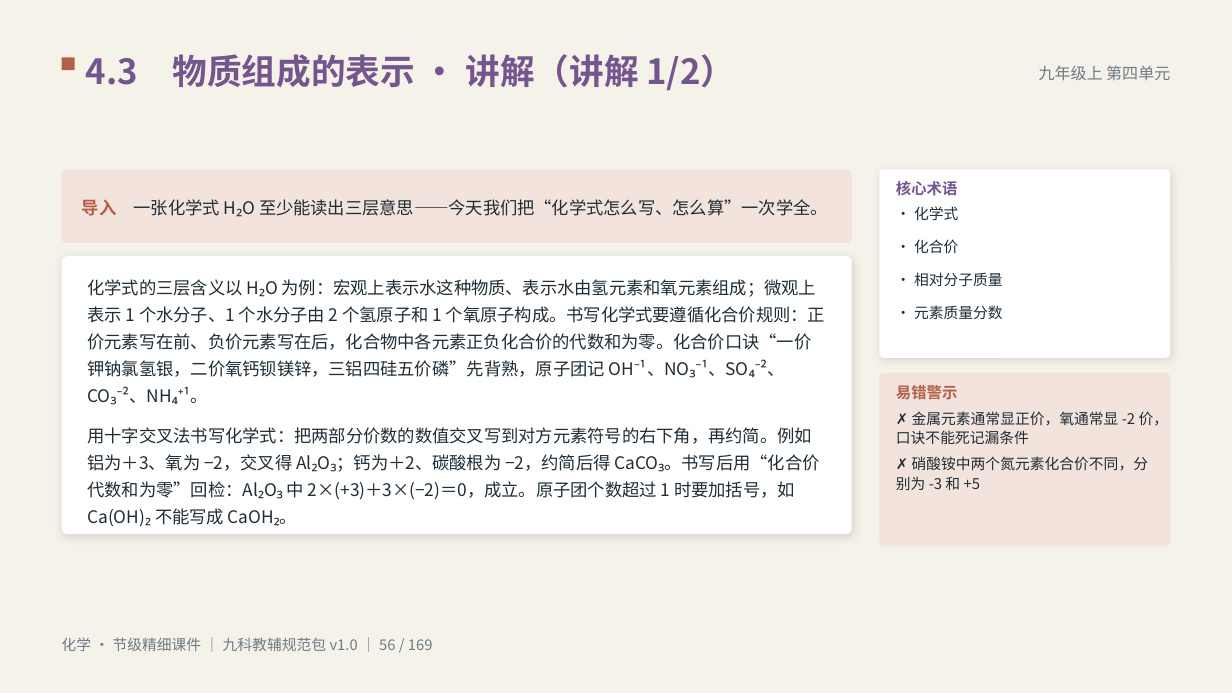
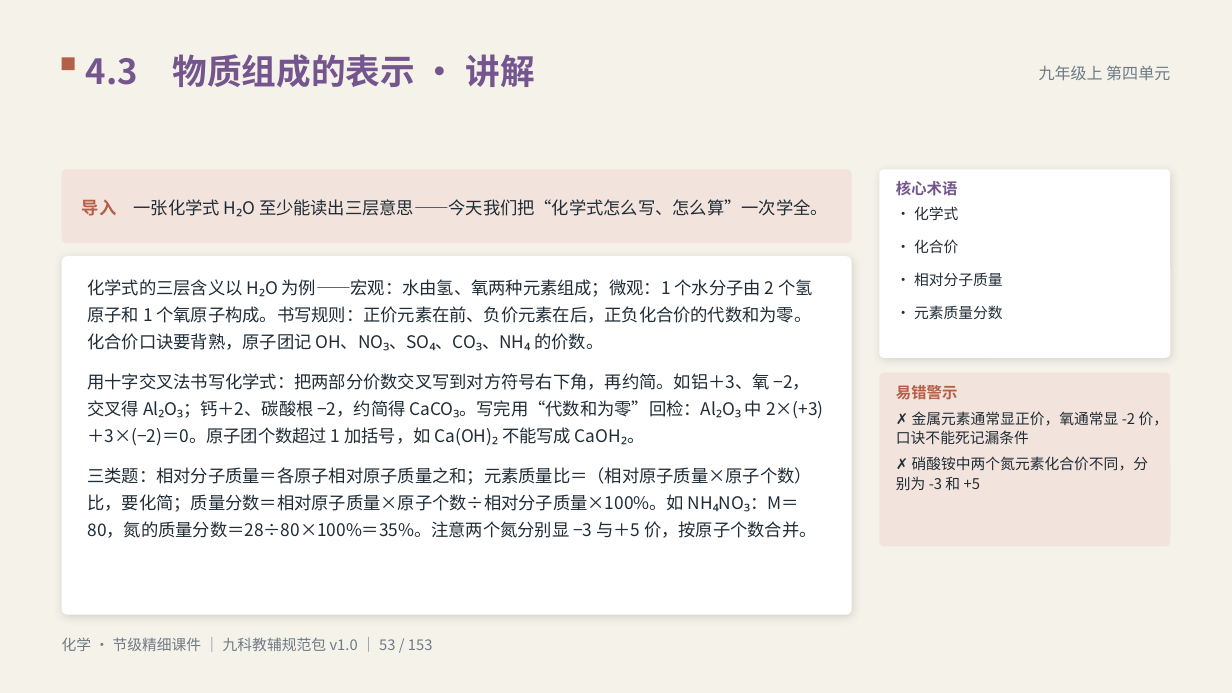
Before and after one commit to vimalinx/jiajiao-courseware, a slide deck: slide 53 of pptx/化学·节级精细讲解课件.pptx (slide 56 before the commit). Drawn at 1232x693 pixels with LibreOffice and Linux fonts; fonts in the diff are those of the drawing. Boxes give left, top, right and bottom in pixels: in the first picture for what was removed or moved away, otherwise in the second. Text is boxed around its words. In the diff, an @@ line names an element or a change of style, - is before the commit and + after.

Commit message:
节级课件深化版：九科全部变式+3段讲解（2256 页）

```diff
--- a/pptx/化学·节级精细讲解课件.pptx
+++ b/pptx/化学·节级精细讲解课件.pptx
@@ text at [86, 54, 534, 87]: text changed @@
-4.3 物质组成的表示 · 讲解（讲解 1/2）
+4.3 物质组成的表示 · 讲解
@@ rounded rectangle: place and size @@
-rounded rectangle at [62, 256, 852, 534]
+rounded rectangle at [62, 256, 852, 615]
@@ rounded rectangle at [62, 256, 852, 615]: proportions changed @@
@@ text at [87, 279, 824, 538]: text changed @@
-化学式的三层含义以 H₂O 为例：宏观上表示水这种物质、表示水由氢元素和氧元素组成；微观上表示 1 个水分子、1 个水分子由 2 个氢原子和 1 个氧原子构成。书写化学式要遵循化合价规则：正价元素写在前、负价元素写在后，化合物中各元素正负化合价的代数和为零。化合价口诀“一价钾钠氯氢银，二价氧钙钡镁锌，三铝四硅五价磷”先背熟，原子团记 OH⁻¹、NO₃⁻¹、SO₄⁻²、CO₃⁻²、NH₄⁺¹。
-用十字交叉法书写化学式：把两部分价数的数值交叉写到对方元素符号的右下角，再约简。例如铝为＋3、氧为 −2，交叉得 Al₂O₃；钙为＋2、碳酸根为 −2，约简后得 CaCO₃。书写后用“化合价代数和为零”回检：Al₂O₃ 中 2×(+3)＋3×(−2)＝0，成立。原子团个数超过 1 时要加括号，如 Ca(OH)₂ 不能写成 CaOH₂。
+化学式的三层含义以 H₂O 为例——宏观：水由氢、氧两种元素组成；微观：1 个水分子由 2 个氢原子和 1 个氧原子构成。书写规则：正价元素在前、负价元素在后，正负化合价的代数和为零。化合价口诀要背熟，原子团记 OH、NO₃、SO₄、CO₃、NH₄ 的价数。
+用十字交叉法书写化学式：把两部分价数交叉写到对方符号右下角，再约简。如铝＋3、氧 −2，交叉得 Al₂O₃；钙＋2、碳酸根 −2，约简得 CaCO₃。写完用“代数和为零”回检：Al₂O₃ 中 2×(+3)＋3×(−2)＝0。原子团个数超过 1 加括号，如 Ca(OH)₂ 不能写成 CaOH₂。
+三类题：相对分子质量＝各原子相对原子质量之和；元素质量比＝（相对原子质量×原子个数）比，要化简；质量分数＝相对原子质量×原子个数÷相对分子质量×100%。如 NH₄NO₃：M＝80，氮的质量分数＝28÷80×100%＝35%。注意两个氮分别显 −3 与＋5 价，按原子个数合并。
@@ text at [62, 637, 433, 651]: text changed @@
-化学 · 节级精细课件 ｜ 九科教辅规范包 v1.0 ｜ 56 / 169
+化学 · 节级精细课件 ｜ 九科教辅规范包 v1.0 ｜ 53 / 153
```
Also in this commit, not shown: 139 other slides changed, 16 slides removed, 34 other files.
